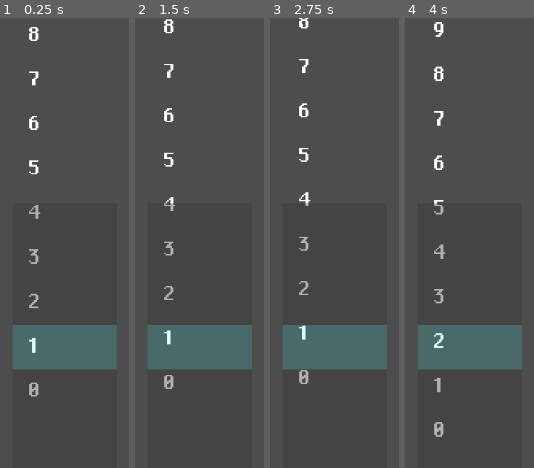
Above: before the commit, frames 1-4 (left to right).
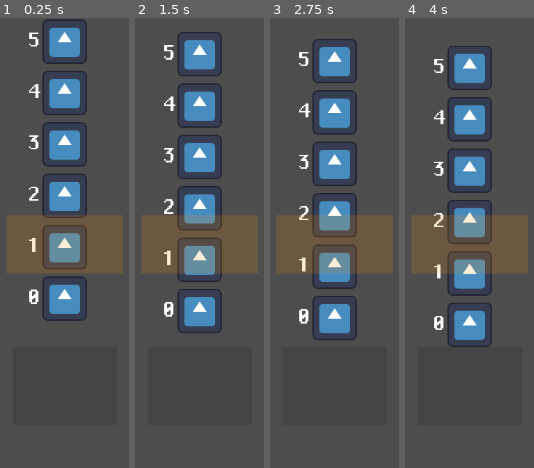
Above: after the commit, the same moments.

Repository: luiz734/slotgame
Game: Godot game, scene res://main.tscn
Same seed, same stepped clock (60 frames per second), same inputs: the game is played once before the commit and once after it. The engine's default icon, where the game draws it, is replaced by a stand-in: a white triangle on a blue panel in a dark square.
Inputs:
- Up to frame 1 (0.25 s): no input
- Up to frame 2 (1.5 s): tap Space (run) at 0.6, 1.35 s
- Up to frame 3 (2.75 s): tap Enter at 2 s; tap Space (run) at 2.1 s
- Up to frame 4 (4 s): tap Space (run) at 2.85, 3.5, 3.6 s

The runs differ from the first frame. In frame 1, 30% of the frame differs, in the area x 5-96%, y 0-85%; in frame 2, 29%; in frame 3, 28%; in frame 4, 28%.

Commit message:
Add movement control from Wheel to all SlotTiles instead of individual

Diff:
--- a/project.godot
+++ b/project.godot
@@ -25,7 +25,7 @@
 
 [editor_plugins]
 
-enabled=PackedStringArray("res://addons/toggle_external_editor/plugin.cfg")
+enabled=PackedStringArray("res://addons/gut/plugin.cfg", "res://addons/toggle_external_editor/plugin.cfg")
 
 [input]
 
--- a/slot_machine.tscn
+++ b/slot_machine.tscn
@@ -8,4 +8,4 @@
 
 [node name="Wheel" parent="." instance=ExtResource("1_ynmft")]
 position = Vector2(324, 0)
-values = Array[String](["0", "1", "2", "3", "4", "5", "6", "7", "8", "9"])
+values = Array[String](["0", "1", "2", "3", "4", "5"])
--- a/slot_tile.tscn
+++ b/slot_tile.tscn
@@ -24,5 +24,4 @@
 text = "empty"
 
 [node name="Sprite2D" type="Sprite2D" parent="."]
-visible = false
 texture = ExtResource("1_i0ihf")
--- a/wheel.gd
+++ b/wheel.gd
@@ -2,18 +2,23 @@
 signal wheel_stopped()
 
 @export var tile_prefab: PackedScene
-@export var speed := 128
+@export var speed: int = 32
 @export var distance_before_reset := 300
 @export var impulse_distance_before_play = -50
 @export var vertical_separation = 20
 @export var sprite_size_y = 128
 @export var values: Array[String] = ["easy", "medium", "hard", "very hard"]
 
+@onready var D_glass = $DebugGlass
+const BELLOW_VISIBLE = 1
+
+var tiles_base_y_position: Array[int]
+
 enum State {spinning, stopped}
 var state
 var base_position_y = 0.0
 var _tiles: Array[Node]
-var tiles_moved = 2
+var current_visible = 2
 var n_tiles = -1
 
 var tiles_per_sec: float = 1
@@ -21,85 +26,52 @@
 var tile_y_separation: float = 32.0
 
 func _ready():
-    test_swap_random_tiles()
     assert(tile_prefab, "missing tile prefab")
     n_tiles = len(values)
-    #assert(len(values) == n_tiles, "len(values) should match n_tiles")
-    state = State.stopped
+    tiles_base_y_position = get_tiles_position_y(sprite_size_y, vertical_separation, n_tiles)
+    state = State.spinning
+
+    D_glass.size = Vector2((sprite_size_y + 2*vertical_separation) * 2, sprite_size_y + 2*vertical_separation)
+    D_glass.position.x = -(sprite_size_y + 2*vertical_separation)
+    D_glass.position.y = get_visible_y_position() + (sprite_size_y + 2*vertical_separation) / 2.0 - vertical_separation
+
     _setup_tiles_before_first_spin()
 
-
-func _process(delta):
-    pass
-
-# debug only
-func D_get_color(i):
-    if i == 0: return Color.RED
-    if i == 1: return Color.GREEN
-    if i == 2: return Color.BLUE
-    if i == 3: return Color.BLACK
-func D_get_n(i):
-    if i == 0: return "RED"
-    if i == 1: return "GREEN"
-    if i == 2: return "BLUE"
-    if i == 3: return "BLACK"
-
-
-# Called after each individual tile move
-# It will keep move the tile or runs the spin_down animation
-func _on_tile_moved(t: SlotTile):
-    var over_max_y = t.position.y > 128+128
-    if over_max_y:
-        t.position = Vector2(0, -sprite_size_y * (n_tiles - 2) - 50 + 128)
-        swap_random_tiles()
-        tiles_moved += 1
-    if state == State.spinning:
-        t.move_by(Vector2(0, sprite_size_y), movement_duration)
-    else:
-        t.spin_down(movement_duration)
+func get_tiles_position_y(sprite_size: int, vertical_separation: int, n_tiles: int) -> Array[int]:
+    var positions_y: Array[int] = []
+    for i in range(n_tiles):
+        var new_pos_y = (sprite_size + vertical_separation) * (i + 1)
+        # up is negative
+        new_pos_y = -new_pos_y
+        positions_y.push_back(new_pos_y)
+    return positions_y
 
 func _setup_tiles_before_first_spin():
     for i in range(n_tiles):
         var tile = tile_prefab.instantiate()
         _tiles.push_back(tile)
-        tile.position = Vector2(0, -i * (sprite_size_y) + sprite_size_y)
+        tile.position.y = tiles_base_y_position[i]
         tile.set_label_text(values[i])
         add_child(tile)
-        tile.moved.connect(_on_tile_moved)
         tile.name = values[i]
-        # debug only
-        #tile.modulate = D_get_color(i)
-        #tile.name = D_get_n(i)
 
-func get_current_tile_index() -> int:
-    return tiles_moved % n_tiles
-
-func test_swap_random_tiles():
-    return
-    print(get_swapable_indexes(4, 7), [3,2,1,0])
-    print(get_swapable_indexes(1, 7), [0,6,5,4])
-    assert(get_swapable_indexes(4, 7) == [3,2,1,0])
-    assert(get_swapable_indexes(1, 7) == [0,6,5,4])
-
-
-func get_swapable_indexes(before_index: int, n: int):
-    var swapable_indexes = []
-    var current_tile_index = get_current_tile_index()
+# TESTED
+func get_swapable_indexes(visible_tile_index: int, n_tiles: int) -> Array[int]:
+    var swapable_indexes: Array[int] = []
     var count = 0
-    var index = (current_tile_index - 2) % n_tiles
-    while count < n - 5:
-        index = index - 1
-        if index < 0:
-            index = n_tiles - 1
+    var index = (visible_tile_index + 1) % n_tiles
+    while count < n_tiles - 4:
+        index = (index + 1) % n_tiles
+        if index >= n_tiles:
+            index = 0
         swapable_indexes.push_back(index)
         count += 1
     print(swapable_indexes)
     return swapable_indexes
 
-
 func swap_random_tiles():
     if n_tiles > 4:
-        var current_tile_index = get_current_tile_index()
+        var current_tile_index = null
         var swapable = get_swapable_indexes(current_tile_index, n_tiles)
         var index_a = swapable.pick_random()
         var index_b = swapable.pick_random()
@@ -111,16 +83,56 @@
 
 func stop():
     state = State.stopped
+    speed = 32.0
 
 func spin():
     state = State.spinning
+    speed = 32.0
     # spin up animation
-    for i in range(1, len(_tiles)):
-        _tiles[i].spin_up(movement_duration * 2.0)
-    await _tiles[0].spin_up(movement_duration * 2.0)
+    #for i in range(1, len(_tiles)):
+        #_tiles[i].spin_up(movement_duration * 2.0)
+    #await _tiles[0].spin_up(movement_duration * 2.0)
     # hardcode the amount before actual spinning
     #await get_tree().create_timer(1.0).timeout
     # spin all tiles
     # they will keep spinning until state change to "stopped"
-    for tile in _tiles:
-        tile.move_by(Vector2(0, sprite_size_y), movement_duration)
+    #for tile in _tiles:
+        #tile.move_by(Vector2(0, sprite_size_y), movement_duration)
+    #move_wheel(movement_duration)
+
+func _physics_process(delta):
+    move_wheel(delta)
+
+func get_visible_y_position():
+    return tiles_base_y_position[BELLOW_VISIBLE + 1]
+
+func move_wheel(delta: float):
+    if state == State.spinning:
+        for i in range(n_tiles):
+            var t = _tiles[i]
+            t.position.y += delta * speed
+            if t.position.y > 0:
+                t.position.y = tiles_base_y_position[n_tiles - 1]
+                current_visible  = (current_visible + 1) % n_tiles
+            #swap_random_tiles()
+
+
+
+#func move_by(by: Vector2, duration_sec: float):
+  #move_to(position + by, duration_sec)
+
+#func spin_up(duration_sec: float):
+    #var to = position - Vector2(0, 50.0)
+    #var tween: Tween = get_tree().create_tween()
+    #tween.set_ease(Tween.EASE_OUT).set_trans(Tween.TRANS_LINEAR)
+    #tween.tween_property(self, "position", to, duration_sec)
+    #await tween.finished
+    ##animation_player.play("spin_up")
+    ##await animation_player.animation_finished
+    #
+#func spin_down(duration_sec: float):
+    #var to = position - Vector2(0, 128.0 - 50.0)
+    #var tween: Tween = get_tree().create_tween()
+    #tween.set_ease(Tween.EASE_OUT).set_trans(Tween.TRANS_LINEAR)
+    #tween.tween_property(self, "position", to, duration_sec)
+    #await tween.finished
--- a/wheel.tscn
+++ b/wheel.tscn
@@ -8,6 +8,7 @@
 tile_prefab = ExtResource("2_2mt6t")
 
 [node name="ColorRect2" type="ColorRect" parent="."]
+visible = false
 z_index = 1
 anchors_preset = 8
 anchor_left = 0.5
@@ -17,25 +18,22 @@
 offset_left = -150.0
 offset_top = -414.0
 offset_right = 150.0
-offset_bottom = -64.0
 grow_horizontal = 2
 grow_vertical = 2
 color = Color(0.219608, 0.219608, 0.219608, 0.392157)
 
-[node name="ColorRect" type="ColorRect" parent="."]
+[node name="DebugGlass" type="ColorRect" parent="."]
 z_index = 1
 anchors_preset = 8
 anchor_left = 0.5
 anchor_top = 0.5
 anchor_right = 0.5
 anchor_bottom = 0.5
-offset_left = -150.0
-offset_top = -64.0
-offset_right = 150.0
-offset_bottom = 64.0
+offset_right = 100.0
+offset_bottom = 100.0
 grow_horizontal = 2
 grow_vertical = 2
-color = Color(0.247059, 1, 1, 0.164706)
+color = Color(1, 0.568627, 0, 0.164706)
 
 [node name="ColorRect3" type="ColorRect" parent="."]
 z_index = 1
@@ -45,9 +43,8 @@
 anchor_right = 0.5
 anchor_bottom = 0.5
 offset_left = -150.0
-offset_top = 64.0
 offset_right = 150.0
-offset_bottom = 513.0
+offset_bottom = 225.0
 grow_horizontal = 2
 grow_vertical = 2
 color = Color(0.219608, 0.219608, 0.219608, 0.392157)
